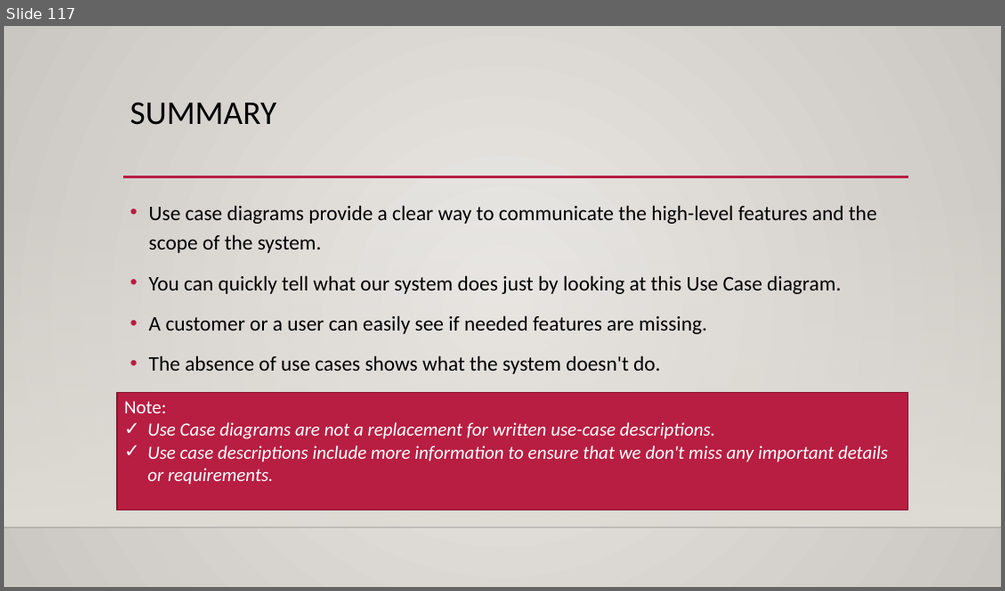
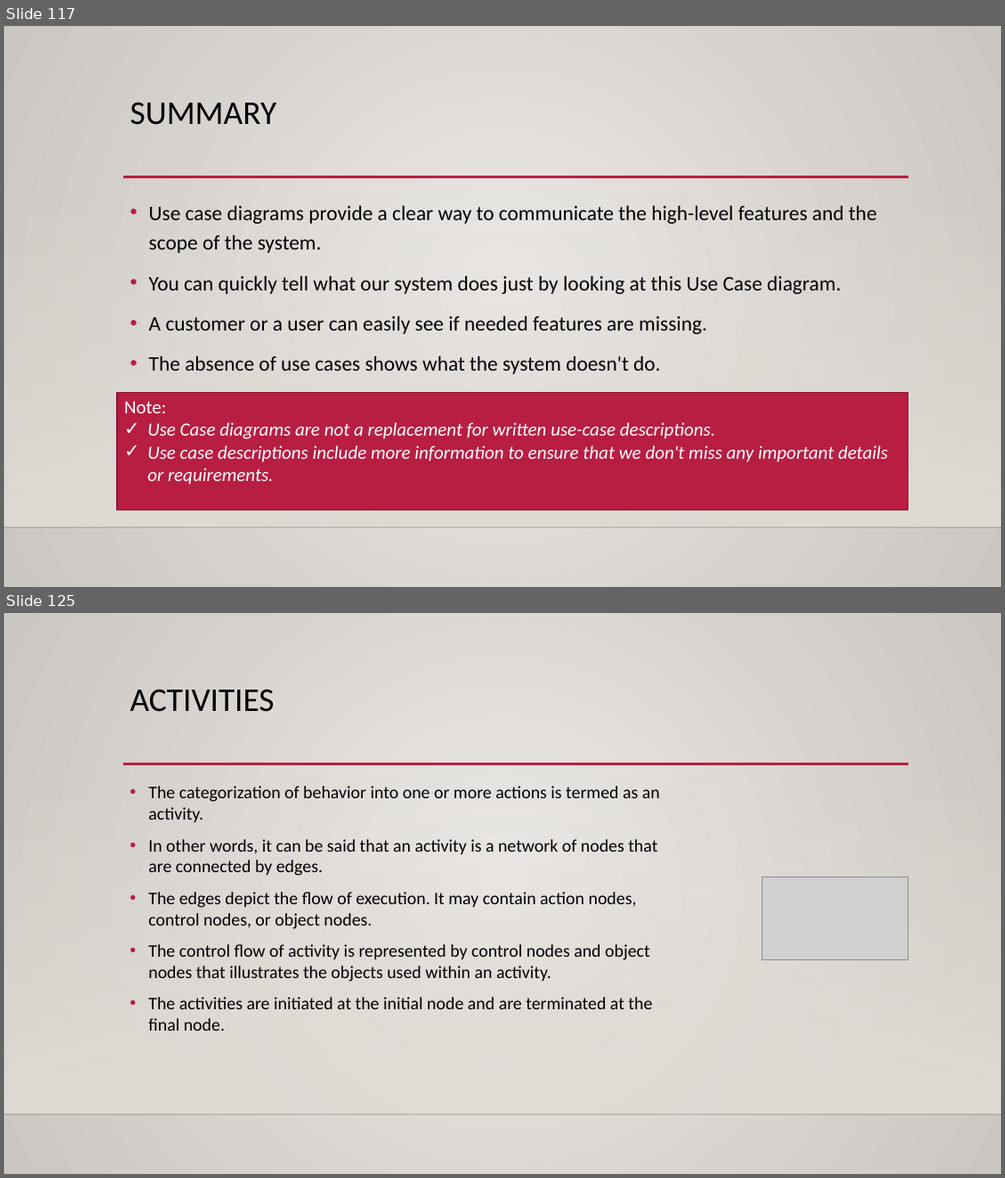
Before and after one commit to joydip-git/siemens-ooad-uml-25thaugust, a slide deck: presentation/OOAD and uml.pptx. Shown one above the other, each under a label of ours: slide 117 before the commit, slides 117 and 125 after it; the slides between them are not shown. The pictures are 1005x591 and 1005x1178 pixels, drawn with LibreOffice and Linux fonts; fonts in the diff are those of the drawing; grey boxes stand for pictures; background and template pictures are left out. Boxes give left, top, right and bottom in pixels: in the first picture for what was removed or moved away, otherwise in the second. Text is boxed around its words. In the diff, an @@ line names an element or a change of style, - is before the commit and + after.

Commit message:
day-4 initial upload

```diff
--- a/presentation/OOAD and uml.pptx
+++ b/presentation/OOAD and uml.pptx
@@ slide 125 added at <box>4,613,1001,1174</box>, background gradient #ECEAE7 to #CAC7C1; not listed: 3 template elements that a slide beside it also shows @@
@@ title added at <box>130,689,275,712</box>, 32 pt, text #000000 @@
+ACTIVITIES
@@ text added at <box>148,786,660,1030</box>, 17 pt, text #000000 @@
+• The categorization of behavior into one or more actions is termed as an activity.
+• In other words, it can be said that an activity is a network of nodes that are connected by edges.
+• The edges depict the flow of execution. It may contain action nodes, control nodes, or object nodes.
+• The control flow of activity is represented by control nodes and object nodes that illustrates the objects used within an activity.
+• The activities are initiated at the initial node and are terminated at the final node.
@@ picture added at <box>762,877,908,960</box> @@
```
Also in this commit, not shown: 1 slide changed, 69 other slides added, 3 other files.
